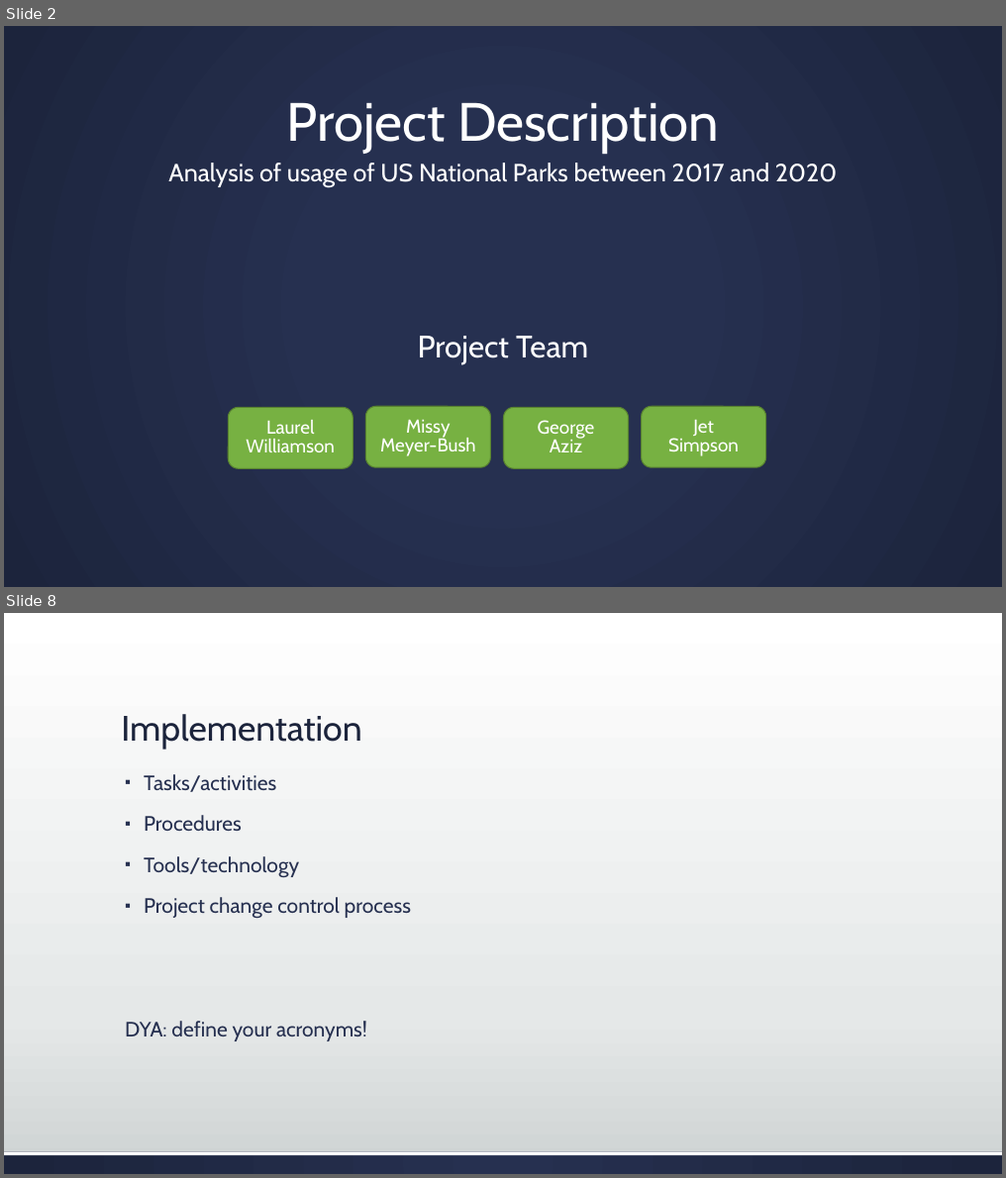
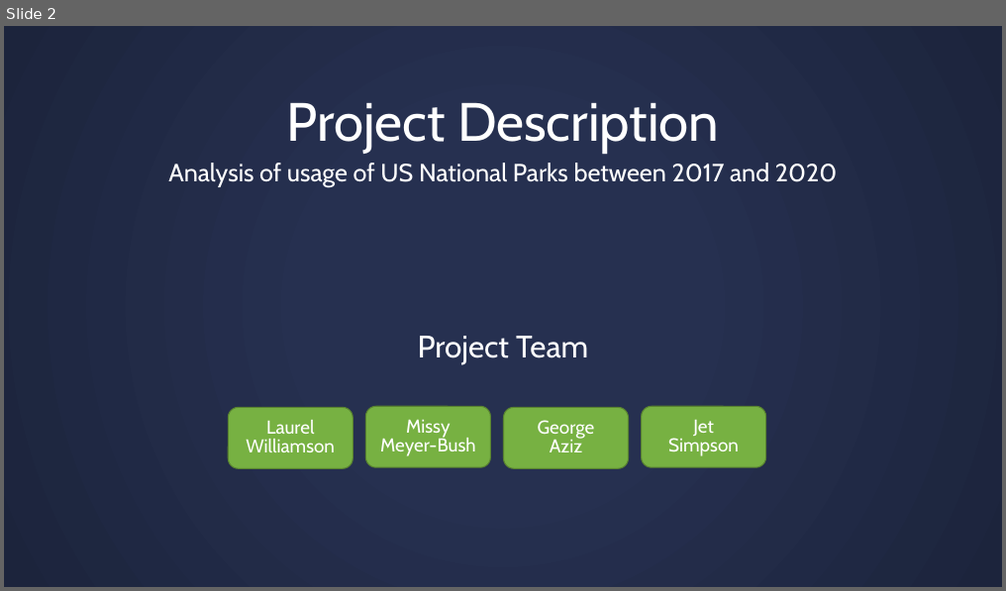
Before and after one commit to missymeyer/ProjectOne, a slide deck: Presentation_ProjectOne.pptx. Shown one above the other, each under a label of ours: slides 2 and 8 before the commit, slide 2 after it; the slides between them are not shown. The pictures are 1006x1178 and 1006x591 pixels, drawn with LibreOffice and Linux fonts; fonts in the diff are those of the drawing. Boxes give left, top, right and bottom in pixels: in the first picture for what was removed or moved away, otherwise in the second. Text is boxed around its words. In the diff, an @@ line names an element or a change of style, - is before the commit and + after.

```diff
--- a/Presentation_ProjectOne.pptx
+++ b/Presentation_ProjectOne.pptx
@@ slide 8 removed at box(4, 613, 1002, 1174), background gradient #FFFFFF to #E5E8E8 to #CDD2D2 @@
@@ title removed at box(121, 714, 361, 749) @@
-Implementation
@@ text removed at box(125, 774, 411, 1042) @@
-▪ Tasks/activities
-▪ Procedures
-▪ Tools/technology
-▪ Project change control process
-DYA: define your acronyms!
@@ rectangle removed at box(4, 1152, 1002, 1174) @@
@@ rectangle removed at box(4, 1152, 1002, 1156) @@
```
Also in this commit, not shown: 8 slides added, 11 other slides removed.
